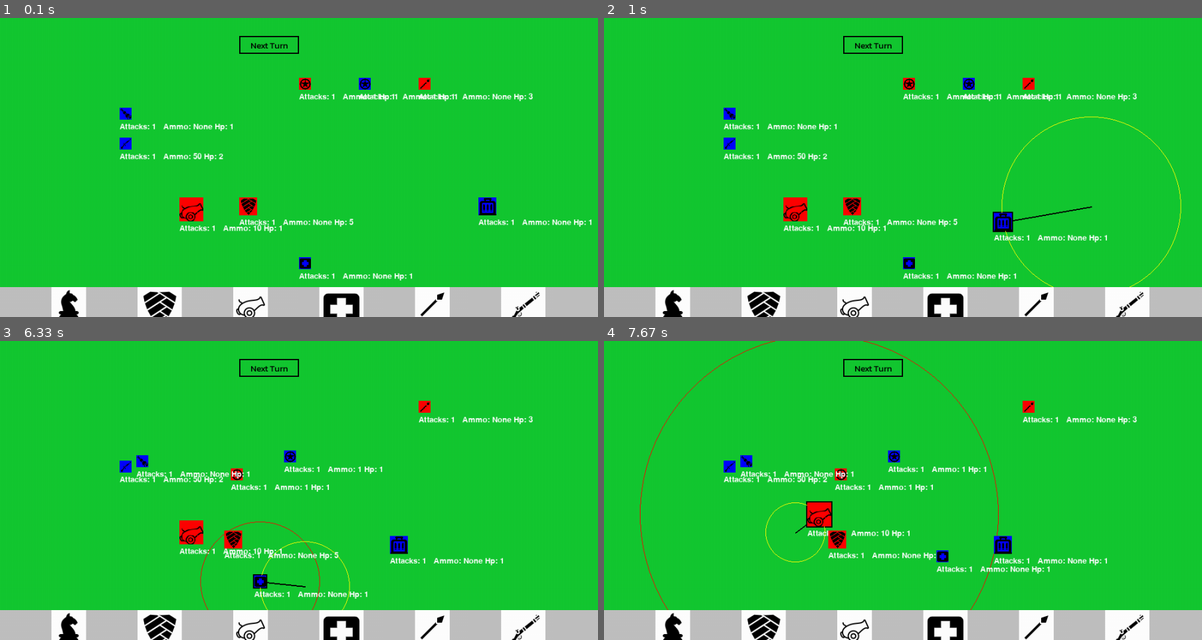
Above: before the commit, frames 1-4 (two rows, left to right).
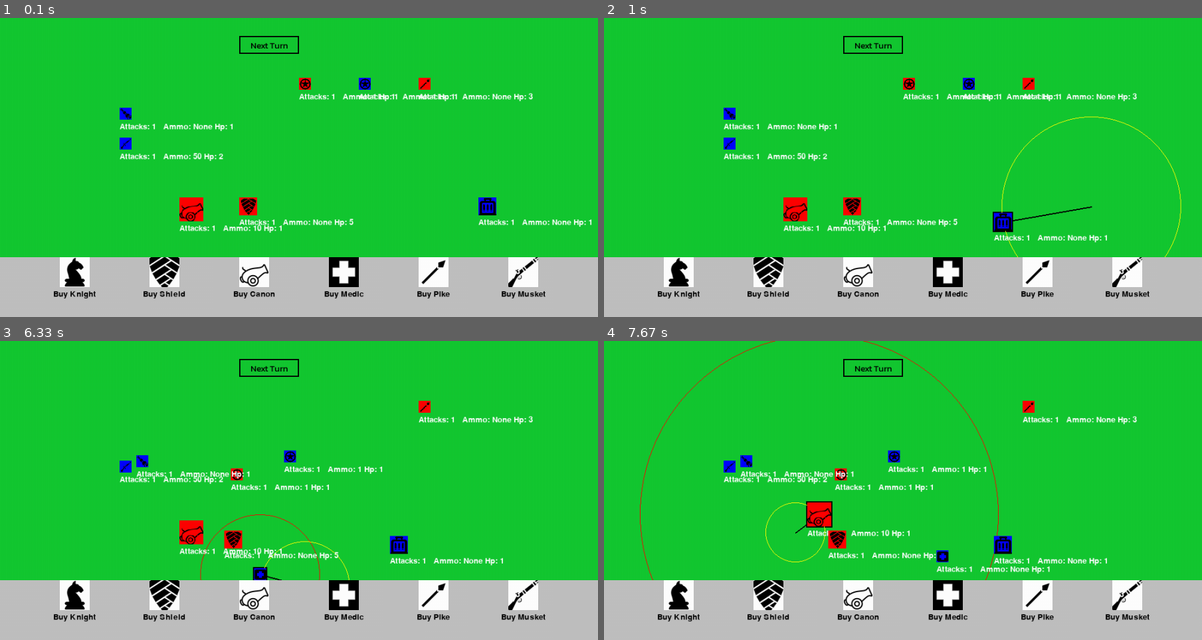
Above: after the commit, the same moments.

Repository: Nockiest/pygame-battleforge.
Game: pygame game, started from app.py
The game is run twice, just before and just after one commit, with the same random seed, the same clock (stepped at 60 frames per second) and the same inputs.
Inputs (mouse positions are in pixels of both pictures, inside the frame that each line leads up to):
- Up to frame 1 (0.1 s): no input
- Up to frame 2 (1 s): click "Next Turn" at 0.38 s; press the mouse at (1088, 206) at 0.7 s; move the mouse to (980, 224) at 0.8 s; release the mouse at (873, 245) at 0.93 s
- Up to frame 3 (6.33 s): press the mouse at (304, 406) at 1.03 s; move the mouse to (203, 478) at 1.13 s; release the mouse at (101, 550) at 1.27 s; press the mouse at (269, 367) at 1.37 s; move the mouse to (185, 442) at 1.47 s; release the mouse at (101, 520) at 1.6 s; press the mouse at (269, 367) at 1.7 s; move the mouse to (191, 376) at 1.8 s; release the mouse at (119, 388) at 1.93 s; press the mouse at (245, 529) at 2.03 s; move the mouse to (161, 472) at 2.13 s; release the mouse at (77, 418) at 2.27 s; right-click (352, 406) at 2.38 s; press the mouse at (251, 595) at 2.7 s; move the mouse to (209, 592) at 2.8 s; release the mouse at (161, 592) at 2.93 s; press the mouse at (191, 532) at 3.03 s; move the mouse to (316, 520) at 3.13 s; release the mouse at (448, 511) at 3.27 s; press the mouse at (364, 406) at 3.37 s; move the mouse to (316, 397) at 3.47 s; release the mouse at (275, 388) at 3.6 s; press the mouse at (430, 595) at 3.7 s; move the mouse to (257, 487) at 3.8 s; release the mouse at (89, 379) at 3.93 s; press the mouse at (275, 397) at 4.03 s; move the mouse to (185, 493) at 4.13 s; release the mouse at (89, 589) at 4.27 s; press the mouse at (125, 436) at 4.37 s; move the mouse to (101, 481) at 4.47 s; release the mouse at (77, 526) at 4.6 s; press the mouse at (251, 595) at 4.7 s; move the mouse to (334, 490) at 4.8 s; release the mouse at (412, 382) at 4.93 s; press the mouse at (191, 532) at 5.03 s; move the mouse to (281, 502) at 5.13 s; release the mouse at (370, 475) at 5.27 s; press the mouse at (131, 442) at 5.37 s; move the mouse to (233, 445) at 5.47 s; release the mouse at (334, 448) at 5.6 s; press the mouse at (125, 436) at 5.7 s; move the mouse to (167, 502) at 5.8 s; release the mouse at (215, 568) at 5.93 s; press the mouse at (304, 586) at 6.03 s; move the mouse to (191, 574) at 6.13 s; release the mouse at (83, 565) at 6.27 s
- Up to frame 4 (7.67 s): press the mouse at (861, 574) at 6.37 s; move the mouse to (825, 556) at 6.47 s; release the mouse at (789, 538) at 6.6 s; press the mouse at (729, 466) at 6.7 s; move the mouse to (795, 523) at 6.8 s; release the mouse at (861, 580) at 6.93 s; press the mouse at (867, 568) at 7.03 s; move the mouse to (992, 484) at 7.13 s; release the mouse at (1124, 397) at 7.27 s; press the mouse at (795, 532) at 7.37 s; move the mouse to (897, 454) at 7.47 s; release the mouse at (998, 379) at 7.6 s

The runs differ from the first frame. In frame 1, 14% of the frame differs, in the area x 0-100%, y 80-100%; in frame 2, 14%; in frame 3, 14%, in the area x 0-100%, y 58-100%; in frame 4, 14%.

Commit message:
basic buy bar

Diff:
--- a/app.py
+++ b/app.py
@@ -18,7 +18,12 @@
 selected_unit = None
 render_units_attack_screen = False
 unit_placement_mode = None
-
+cur_player = RED
+
+def switch_player():
+    global cur_player
+    cur_player = BLUE if cur_player == RED else RED
+    print(cur_player)
 
 def assign_units_to_teams(living_units):
     teams = {}
@@ -32,15 +37,15 @@
 
 living_units = []
 
-musketeer = create_unit((Musketeer, 200, 200, BLUE), living_units)
-cannon = create_unit((Canon, 300, 300, RED), living_units)
-shield = create_unit((Shield, 400, 300, RED), living_units)
-medic = create_unit((Medic, 500, 400, BLUE), living_units)
-commander = create_unit((Commander, 600, 100, BLUE), living_units)
-commander = create_unit((Commander, 500, 100, RED), living_units)
-pikeman = create_unit((Pikeman, 700, 100, RED), living_units)
-supply_cart = create_unit((SupplyCart, 800, 300, BLUE), living_units)
-observer = create_unit((Observer, 200, 150, BLUE), living_units)
+create_unit((Musketeer, 200, 200, BLUE), living_units)
+create_unit((Canon, 300, 300, RED), living_units)
+create_unit((Shield, 400, 300, RED), living_units)
+create_unit((Medic, 500, 400, BLUE), living_units)
+create_unit((Commander, 600, 100, BLUE), living_units)
+create_unit((Commander, 500, 100, RED), living_units)
+create_unit((Pikeman, 700, 100, RED), living_units)
+create_unit((SupplyCart, 800, 300, BLUE), living_units)
+create_unit((Observer, 200, 150, BLUE), living_units)
 teams = assign_units_to_teams(living_units)
 red_team_units = teams[RED]
 blue_team_units = teams[BLUE]
@@ -65,6 +70,9 @@
 
 def next_turn():
     global living_units
+    global teams
+    global red_team_units
+    global blue_team_units
     # Your next turn logic here
     is_win =  check_game_ended(teams)
     print("game won?", is_win)
@@ -76,8 +84,13 @@
         else:
             unit.reset_for_next_turn()
     print("Next Turn")
+    switch_player()
+    teams = assign_units_to_teams(living_units)
+    red_team_units = teams[RED]
+    blue_team_units = teams[BLUE]
 
 next_turn_button = Button("Next Turn", 400, 30, 100, 30, next_turn)
+
 
 def disable_unit_for_turn():
     global render_units_attack_screen  # Add this line to access the global variable
@@ -131,7 +144,7 @@
                     attacked_enemy.lose_game()
 
         disable_unit_for_turn()
-
+    print(attack_result)
     if attack_result[0] == "CANT ATTACK SELF" or attack_result[0] == "YOU CANT DO FRIENDLY FIRE":
         deselct_unit()
 
@@ -161,13 +174,14 @@
                 # Handle the click event on the button
                 print(f"Clicked {clicked_button.unit_type} button.")
                 unit_placement_mode = clicked_button.unit_type
-                print(unit_placement_mode )
+
             elif unit_placement_mode:
                 print("bought", unit_placement_mode)
                 unit_type_class = globals().get(unit_placement_mode)
                 if unit_type_class:
                     # Call the create_unit function with the class name
-                    create_unit((unit_type_class, event.pos[0], event.pos[1], RED), living_units)
+                    create_unit((unit_type_class, event.pos[0], event.pos[1], cur_player), living_units)
+                    print(unit_placement_mode, living_units )
                 else:
                     print(f"Error: Unit type {unit_placement_mode} not found.")
                 unit_placement_mode = None
--- a/buy_bar.py
+++ b/buy_bar.py
@@ -10,11 +10,16 @@
         self.icon = icon
         self.unit_type = unit_type
         self.description = description
-        self.button_width = icon.get_width() + 10
-        self.button_height = icon.get_height() + 10
+        self.button_width = 50
+        self.button_height = 50
         self.button_surface = pygame.Surface((self.button_width, self.button_height))
         self.button_surface.fill((255, 255, 255))  # Fill with white color
-        self.button_surface.blit(icon, (5, 5))  # Blit the icon on top of the white background
+
+        # Center the icon horizontally and vertically within the button
+        icon_x = (self.button_width - icon.get_width()) // 2
+        icon_y = (self.button_height - icon.get_height()) // 2
+        self.button_surface.blit(icon, (icon_x, icon_y))
+
         self.hovered = False  # Track whether the button is currently being hovered over
 
     def draw(self, screen, x, y):
@@ -26,7 +31,14 @@
             screen.blit(dark_surface, (x, y))
         screen.blit(self.button_surface, (x, y))
 
+        # Create a surface for the description text
+        font = pygame.font.Font(None, 20)  # You can adjust the font size as needed
+        text_surface = font.render(self.description, True, (0, 0, 0))  # Black color for the text
 
+        # Center the description text horizontally within the button
+        text_x = x + (self.button_width - text_surface.get_width()) // 2
+        text_y = y + self.button_height + 5  # Place the text below the button
+        screen.blit(text_surface, (text_x, text_y))
     def set_position(self, x, y):
         # Set the position of the button within the game window
         self.position = (x, y)
--- a/config.py
+++ b/config.py
@@ -3,7 +3,7 @@
 WIDTH = 1000
 HEIGHT = 500
 MAIN_FONT_URL = "fonts/Kanit-Regular.ttf"
-BUTTON_BAR_HEIGHT = 50
+BUTTON_BAR_HEIGHT = 100
 
 
 GREEN = (20, 200, 50)
--- a/tempCodeRunnerFile.py
+++ b/tempCodeRunnerFile.py
@@ -1,3 +1,2 @@
-_font_text = my_font.render("Canon", False, BLACK, None)
-# my_font_text_rect = my_font_text.get_rect()
-# my_font_text_rect.center = (WIDTH//2, HEIGHT//2)
+d_team_units = teams[RED]
+    bl
Not shown, changed: task.todo
